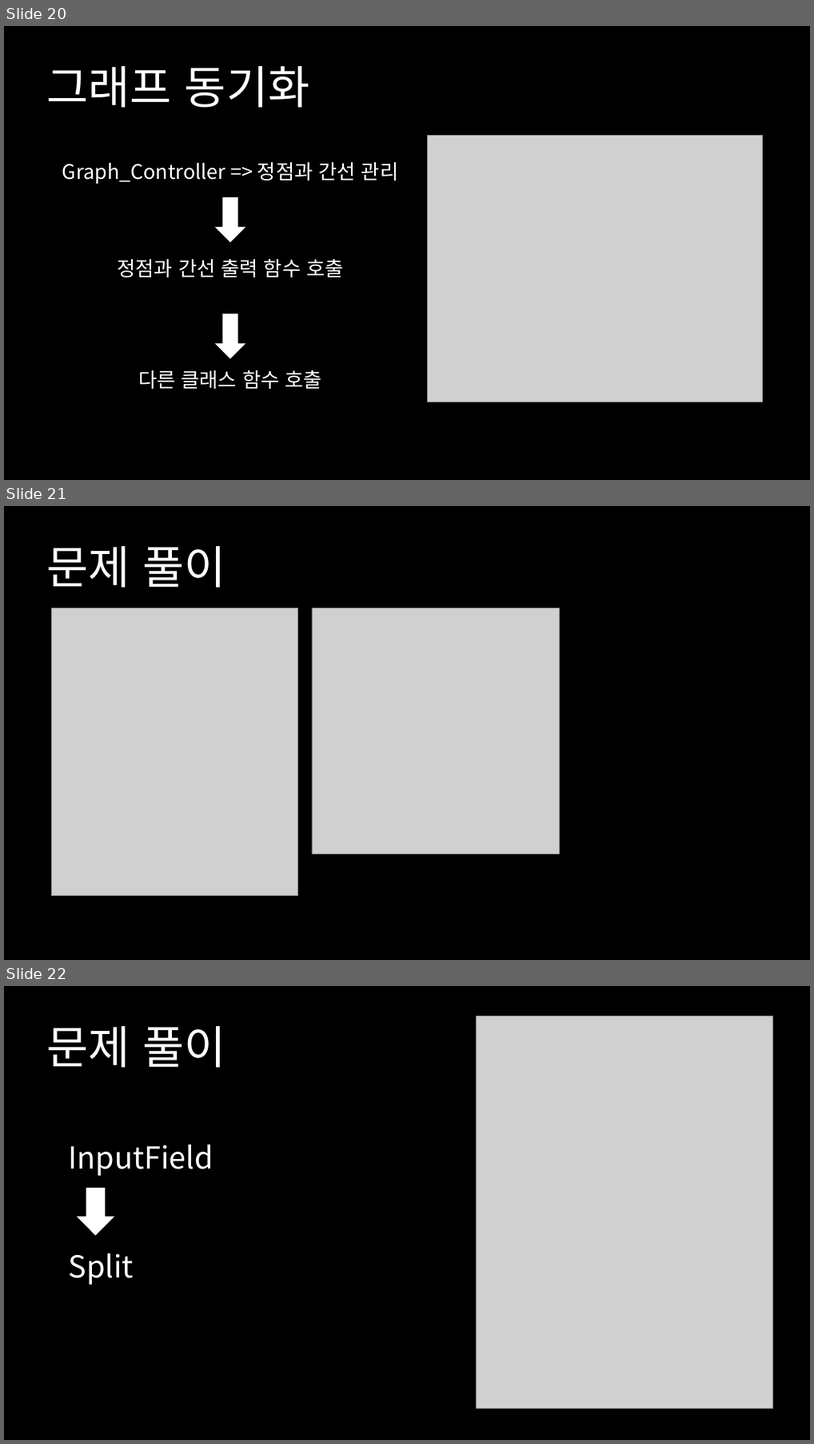
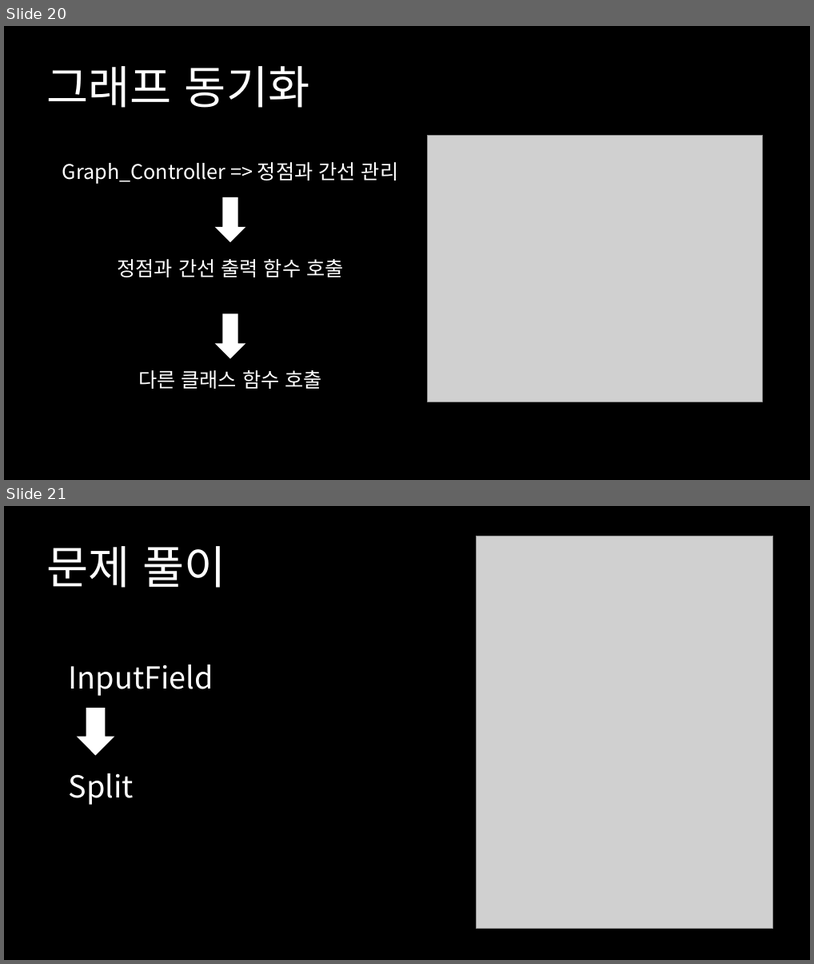
Before and after one commit to seoil0404/Dijkstra, a slide deck: 데이크스트라.pptx. Shown one above the other, each under a label of ours: slides 20, 21 and 22 before the commit, slides 20 and 21 after it. The pictures are 814x1444 and 814x964 pixels, drawn with LibreOffice and Linux fonts; fonts in the diff are those of the drawing; grey boxes stand for pictures. Boxes give left, top, right and bottom in pixels: in the first picture for what was removed or moved away, otherwise in the second. Text is boxed around its words. In the diff, an @@ line names an element or a change of style, - is before the commit and + after.

```diff
--- a/데이크스트라.pptx
+++ b/데이크스트라.pptx
@@ slide 21 removed at [4,506,810,960], background #000000 @@
@@ text removed at [47,546,226,588] @@
-문제 풀이
@@ picture removed at [52,608,298,895] @@
@@ picture removed at [312,608,559,853] @@
@@ what was slide 22 is now slide 21 @@
```
Also in this commit, not shown: 3 slides added, 5 other files.
